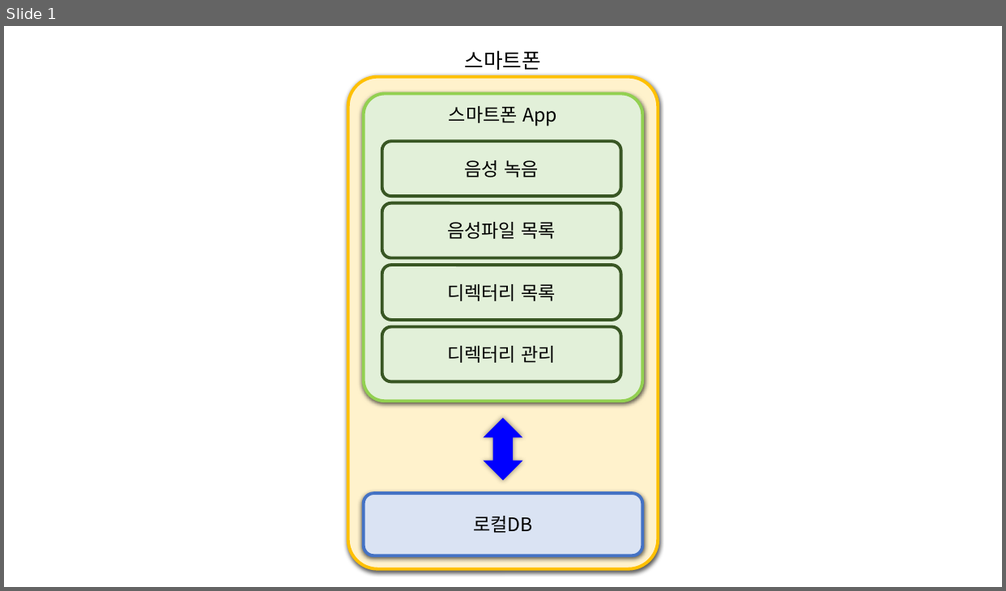
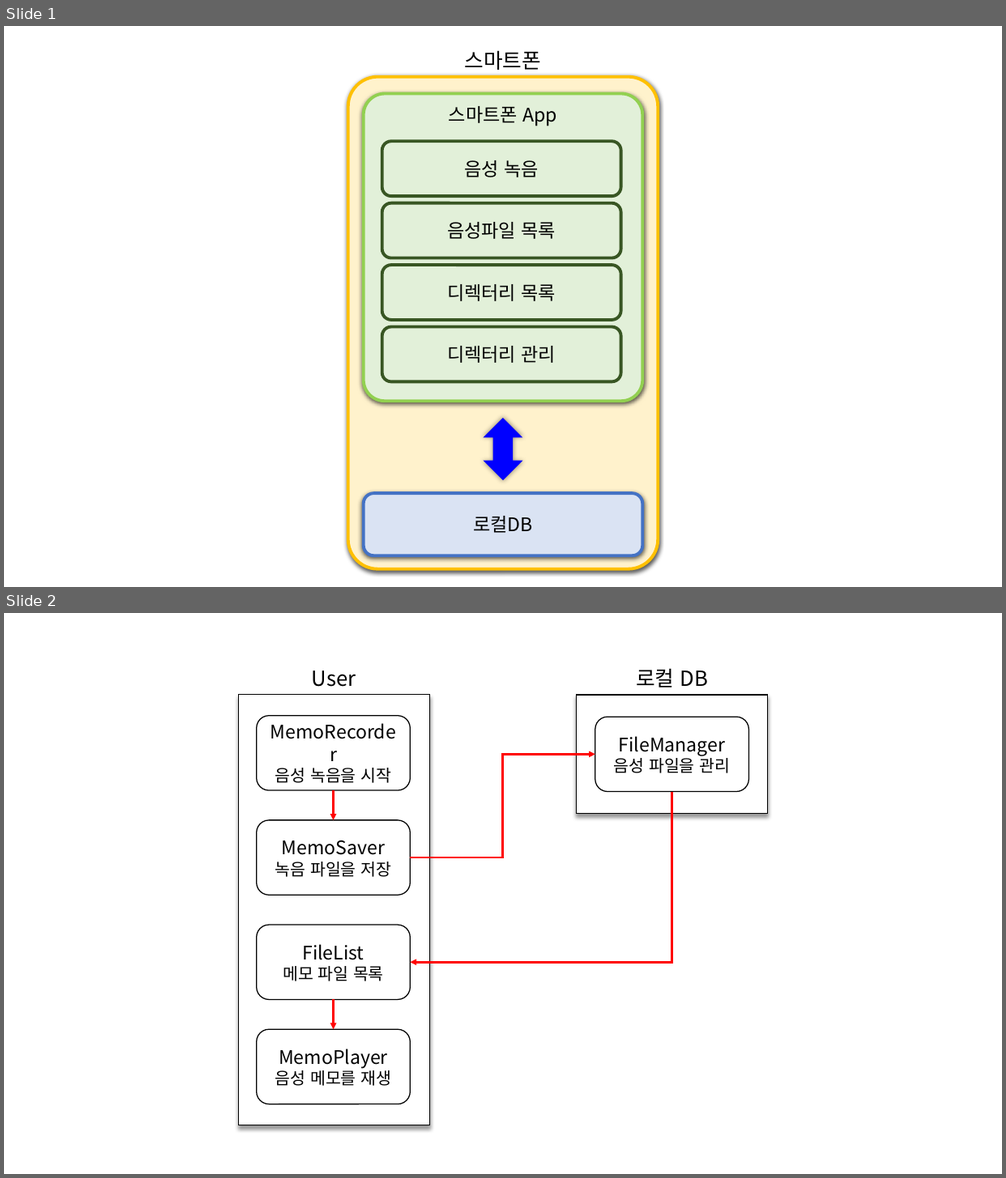
Before and after one commit to choisinho/yebi_capstone, a slide deck: 시스템구성도&블록다이어그래사례.pptx. Shown one above the other, each under a label of ours: slide 1 before the commit, slides 1 and 2 after it. The pictures are 1006x591 and 1006x1178 pixels, drawn with LibreOffice and Linux fonts; fonts in the diff are those of the drawing. Boxes give left, top, right and bottom in pixels: in the first picture for what was removed or moved away, otherwise in the second. Text is boxed around its words. In the diff, an @@ line names an element or a change of style, - is before the commit and + after.

```diff
--- a/시스템구성도&블록다이어그래사례.pptx
+++ b/시스템구성도&블록다이어그래사례.pptx
@@ slide 2 added at box(4, 613, 1002, 1174), background #FFFFFF @@
@@ group added at box(238, 668, 769, 1125): 5 rounded rectangles, 2 rectangles, 2 texts, 2 arrows, 2 elbow arrows @@
+User
+로컬 DB
+MemoRecorder
+음성 녹음을 시작
+MemoSaver
+녹음 파일을 저장
+FileList
+메모 파일 목록
+MemoPlayer
+음성 메모를 재생
+FileManager
+음성 파일을 관리
```
Also in this commit, not shown: 2 slides removed.
